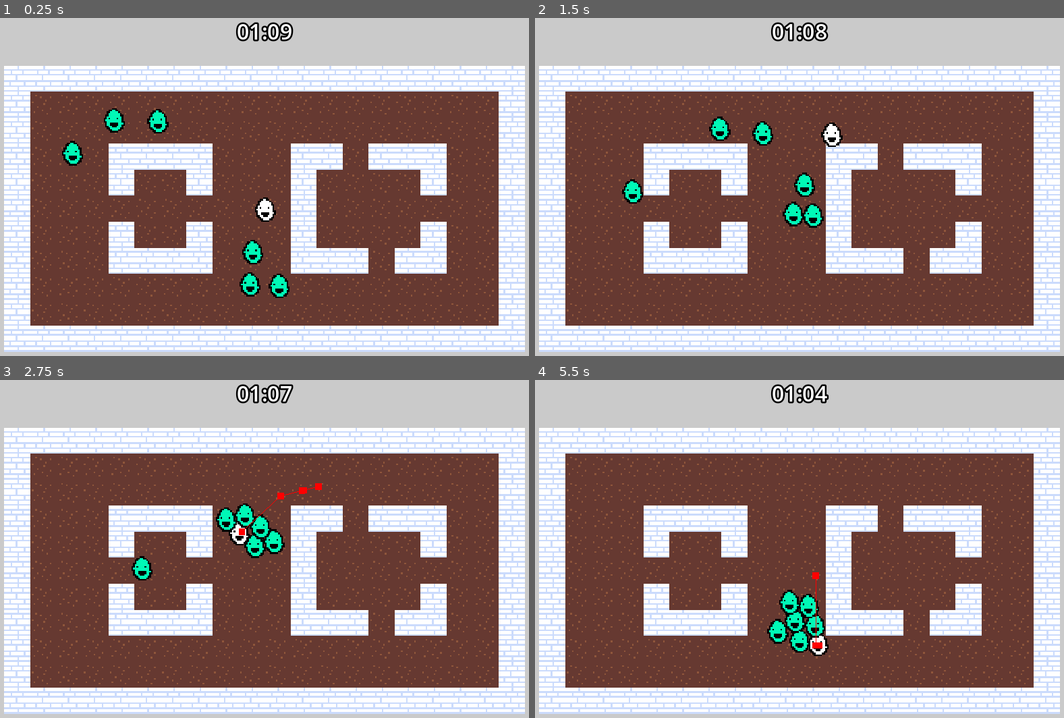
Above: before the commit, frames 1-4 (two rows, left to right).
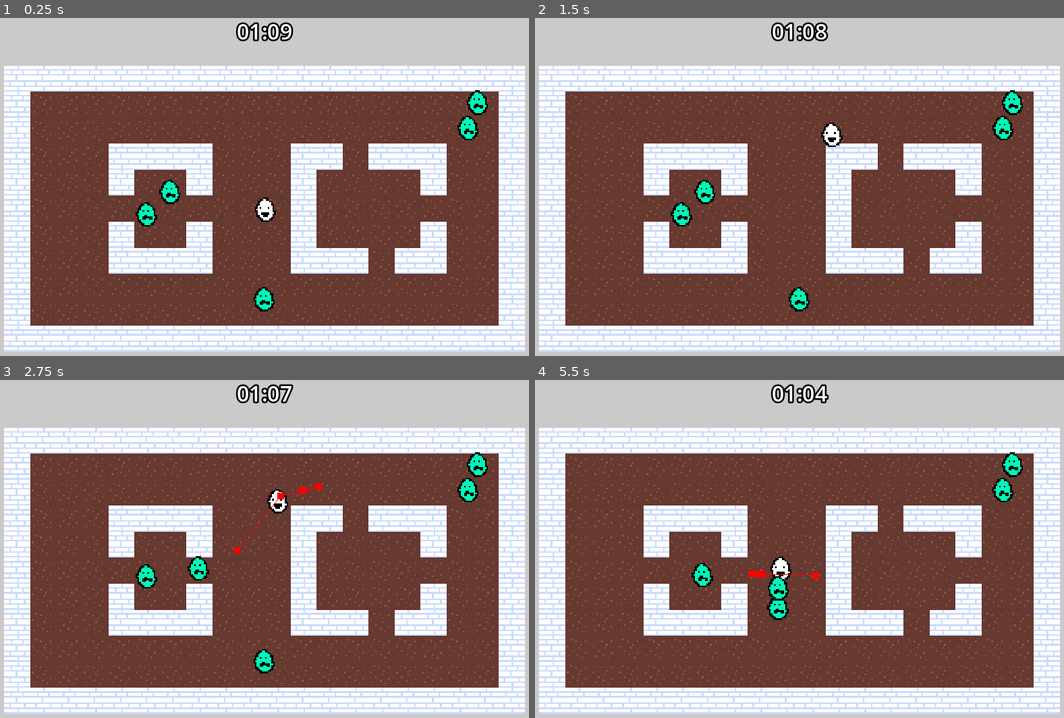
Above: after the commit, the same moments.

Repository: ratkingsminion/mmvr-godot-course
Game: Godot game, scene res://game.tscn
Same seed, same stepped clock (60 frames per second), same inputs: the game is played once before the commit and once after it.
Inputs (mouse positions are in pixels of both pictures, inside the frame that each line leads up to):
- Up to frame 1 (0.25 s): no input
- Up to frame 2 (1.5 s): move the mouse to (915, 193) at 0.52 s; click (915, 193) at 0.67 s; move the mouse to (693, 234) at 1.27 s; click (693, 234) at 1.42 s
- Up to frame 3 (2.75 s): move the mouse to (317, 488) at 2.02 s; click (317, 488) at 2.17 s
- Up to frame 4 (5.5 s): move the mouse to (773, 657) at 2.77 s; click (773, 657) at 2.92 s; move the mouse to (963, 636) at 3.52 s; click (963, 636) at 3.67 s; move the mouse to (635, 515) at 4.27 s; click (635, 515) at 4.42 s; move the mouse to (825, 576) at 5.02 s; click (825, 576) at 5.17 s

The runs differ from the first frame. In frame 1, 2.3% of the frame differs, in the area x 11-93%, y 21-87%; in frame 2, 2.3%; in frame 3, 2.5%; in frame 4, 2.6%, in the area x 29-93%, y 21-82%.

Commit message:
first simple zombie behaviour

Diff:
--- a/ss25-zombie-shooter/game.tscn
+++ b/ss25-zombie-shooter/game.tscn
@@ -1,10 +1,9 @@
-[gd_scene load_steps=10 format=4 uid="uid://drqeqqqsfufmd"]
+[gd_scene load_steps=9 format=4 uid="uid://drqeqqqsfufmd"]
 
 [ext_resource type="TileSet" uid="uid://c211j13hiwf8h" path="res://tiles.tres" id="1_80nbo"]
 [ext_resource type="Script" uid="uid://c4ofv6faxx545" path="res://scripts/game.gd" id="1_feb5d"]
 [ext_resource type="PackedScene" uid="uid://ct6niinrrlc1r" path="res://scenes/player.tscn" id="2_e2o6t"]
 [ext_resource type="Script" uid="uid://whkx1vmdih30" path="res://scripts/ui.gd" id="4_fc0e3"]
-[ext_resource type="PackedScene" uid="uid://sdexwa2p1xjd" path="res://scenes/zombie.tscn" id="5_7jktm"]
 
 [sub_resource type="NavigationPolygon" id="NavigationPolygon_e2o6t"]
 vertices = PackedVector2Array(330, 186, 54, 186, 166, 166, 202, 166, 90, 166, 310, 118, 310, 74, 330, 54, 166, 118, 166 …(296 unchanged characters)…
@@ -34,6 +33,9 @@
 [node name="Timer" type="Timer" parent="."]
 wait_time = 70.0
 one_shot = true
+autostart = true
+
+[node name="ZombieSpawnTimer" type="Timer" parent="."]
 autostart = true
 
 [node name="NavigationRegion2D" type="NavigationRegion2D" parent="."]
@@ -77,20 +79,28 @@
 theme_override_font_sizes/font_size = 32
 text = "00:00:00"
 
-[node name="Zombie CharacterBody2D" parent="." instance=ExtResource("5_7jktm")]
-position = Vector2(346, 304)
+[node name="SpawnPoints" type="Node2D" parent="."]
 
-[node name="Zombie CharacterBody2D2" parent="." instance=ExtResource("5_7jktm")]
-position = Vector2(367, 305)
+[node name="SpawnPoint" type="Node2D" parent="SpawnPoints" groups=["spawnpoint"]]
+position = Vector2(236, 197)
 
-[node name="Zombie CharacterBody2D3" parent="." instance=ExtResource("5_7jktm")]
-position = Vector2(347, 284)
+[node name="SpawnPoint2" type="Node2D" parent="SpawnPoints" groups=["spawnpoint"]]
+position = Vector2(242, 299)
 
-[node name="Zombie CharacterBody2D4" parent="." instance=ExtResource("5_7jktm")]
-position = Vector2(235, 208)
+[node name="SpawnPoint3" type="Node2D" parent="SpawnPoints" groups=["spawnpoint"]]
+position = Vector2(478, 308)
 
-[node name="Zombie CharacterBody2D5" parent="." instance=ExtResource("5_7jktm")]
-position = Vector2(256, 194)
+[node name="SpawnPoint4" type="Node2D" parent="SpawnPoints" groups=["spawnpoint"]]
+position = Vector2(484, 192)
 
-[node name="Zombie CharacterBody2D6" parent="." instance=ExtResource("5_7jktm")]
-position = Vector2(283, 194)
+[node name="SpawnPoint5" type="Node2D" parent="SpawnPoints" groups=["spawnpoint"]]
+position = Vector2(347, 198)
+
+[node name="SpawnPoint6" type="Node2D" parent="SpawnPoints" groups=["spawnpoint"]]
+position = Vector2(354, 304)
+
+[node name="SpawnPoint7" type="Node2D" parent="SpawnPoints" groups=["spawnpoint"]]
+position = Vector2(293, 247)
+
+[node name="SpawnPoint8" type="Node2D" parent="SpawnPoints" groups=["spawnpoint"]]
+position = Vector2(422, 250)
--- a/ss25-zombie-shooter/project.godot
+++ b/ss25-zombie-shooter/project.godot
@@ -15,6 +15,10 @@
 config/features=PackedStringArray("4.4", "GL Compatibility")
 config/icon="res://icon.svg"
 
+[debug]
+
+gdscript/warnings/unused_parameter=0
+
 [display]
 
 window/size/viewport_width=800
--- a/ss25-zombie-shooter/scenes/player.tscn
+++ b/ss25-zombie-shooter/scenes/player.tscn
@@ -19,6 +19,7 @@
 [node name="NavigationAgent2D" type="NavigationAgent2D" parent="."]
 path_desired_distance = 5.0
 target_desired_distance = 5.0
+avoidance_enabled = true
 debug_enabled = true
 
 [node name="Sprite2D" type="Sprite2D" parent="."]
--- a/ss25-zombie-shooter/scenes/zombie.tscn
+++ b/ss25-zombie-shooter/scenes/zombie.tscn
@@ -2,7 +2,7 @@
 
 [ext_resource type="Script" uid="uid://dwbipppscrmk8" path="res://scripts/creature.gd" id="1_xepks"]
 [ext_resource type="Script" uid="uid://kmaxxmtdub2s" path="res://scripts/zombie_ai.gd" id="2_xepks"]
-[ext_resource type="Texture2D" uid="uid://k7munw0bnxgb" path="res://gfx/player.png" id="3_ycv6i"]
+[ext_resource type="Texture2D" uid="uid://c0ua15u7hpum2" path="res://gfx/zombie.png" id="3_xepks"]
 
 [sub_resource type="CircleShape2D" id="CircleShape2D_80nbo"]
 radius = 6.0
@@ -25,7 +25,7 @@
 debug_enabled = true
 
 [node name="Sprite2D" type="Sprite2D" parent="."]
-texture = ExtResource("3_ycv6i")
+texture = ExtResource("3_xepks")
 
 [node name="CollisionShape2D" type="CollisionShape2D" parent="."]
 shape = SubResource("CircleShape2D_80nbo")
--- a/ss25-zombie-shooter/scripts/creature.gd
+++ b/ss25-zombie-shooter/scripts/creature.gd
@@ -8,8 +8,7 @@
 	var next_pos := agent.get_next_path_position()
 	var dir := next_pos - position
 	if dir:
-		velocity = dir.normalized() * move_speed
+		velocity = dir.normalized() * minf(move_speed, dir.length() / delta)
 	else:
 		velocity = Vector2.ZERO
-
 	move_and_slide()
--- a/ss25-zombie-shooter/scripts/game.gd
+++ b/ss25-zombie-shooter/scripts/game.gd
@@ -6,18 +6,32 @@
 @onready var cam: Camera2D = $Camera2D
 @onready var timer: Timer = $Timer
 @onready var player: CharacterBody2D = $"Player CharacterBody2D"
+@onready var zombie_spawn_timer: Timer = $ZombieSpawnTimer
+
+const ZOMBIE = preload("res://scenes/zombie.tscn")
 
 func _enter_tree() -> void:
 	instance = self
 
 func _ready() -> void:
 	timer.timeout.connect(_on_time_out)
+	#zombie_spawn_timer.timeout.connect(_spawn_zombie)
+	for i in 5: _spawn_zombie()
 
 func _process(delta: float) -> void:
 	if Input.is_key_pressed(KEY_ESCAPE):
 		get_tree().quit()
 
 ### signals
+
+func _spawn_zombie() -> void:
+	var zombie := ZOMBIE.instantiate()
+	var points := get_tree().get_nodes_in_group("spawnpoint")
+	var point := points.pick_random() as Node2D
+	while point.position.distance_to(player.position) < 25.0:
+		point = points.pick_random()
+	zombie.position = point.position + Vector2(randf_range(-3, 3), randf_range(-3, 3))
+	add_child(zombie)
 
 func _on_time_out() -> void:
 	get_tree().quit()
--- a/ss25-zombie-shooter/scripts/zombie_ai.gd
+++ b/ss25-zombie-shooter/scripts/zombie_ai.gd
@@ -1,8 +1,30 @@
 extends Node
 
+enum State { IDLE, FOLLOW }
+
 @export var agent: NavigationAgent2D
+@export var view_radius := 45.0
+
+@onready var creature: CharacterBody2D = $".."
+
+var state: State = State.IDLE
+var follow_timer := 0.0
 
 func _physics_process(delta: float) -> void:
+	var player := Game.instance.player
 	var target_position: Vector2
-	target_position = Game.instance.player.position
+	var sees_player := creature.position.distance_to(player.position) < view_radius
+
+	match state:
+		State.IDLE:
+			target_position = creature.position
+			if sees_player: state = State.FOLLOW
+		State.FOLLOW:
+			target_position = player.position
+			if sees_player: follow_timer = 5.0 # "erinnere" dich an Player
+			else: follow_timer -= delta # "vergiss" Player
+			if follow_timer <= 0.0: state = State.IDLE # Vergessen? Zurück zu Idle
+			if target_position.distance_to(creature.position) < 15:
+				target_position = creature.position
+
 	agent.target_position = target_position
Binary file added: ss25-zombie-shooter/gfx/zombie.png
Not shown, added: ss25-zombie-shooter/gfx/zombie.png.import
